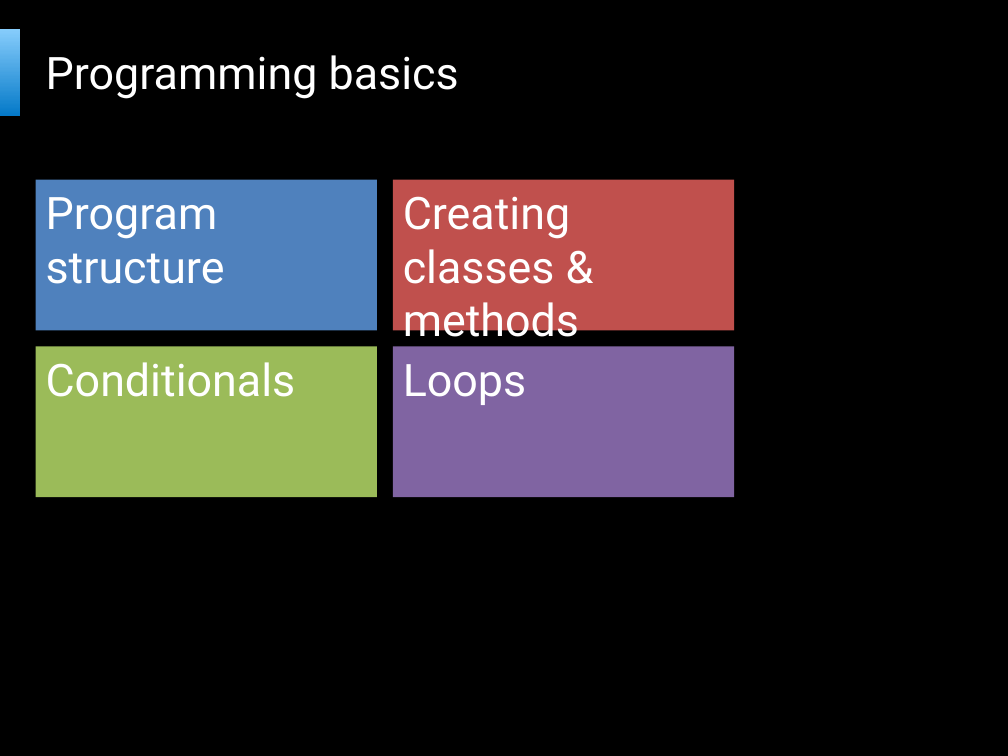
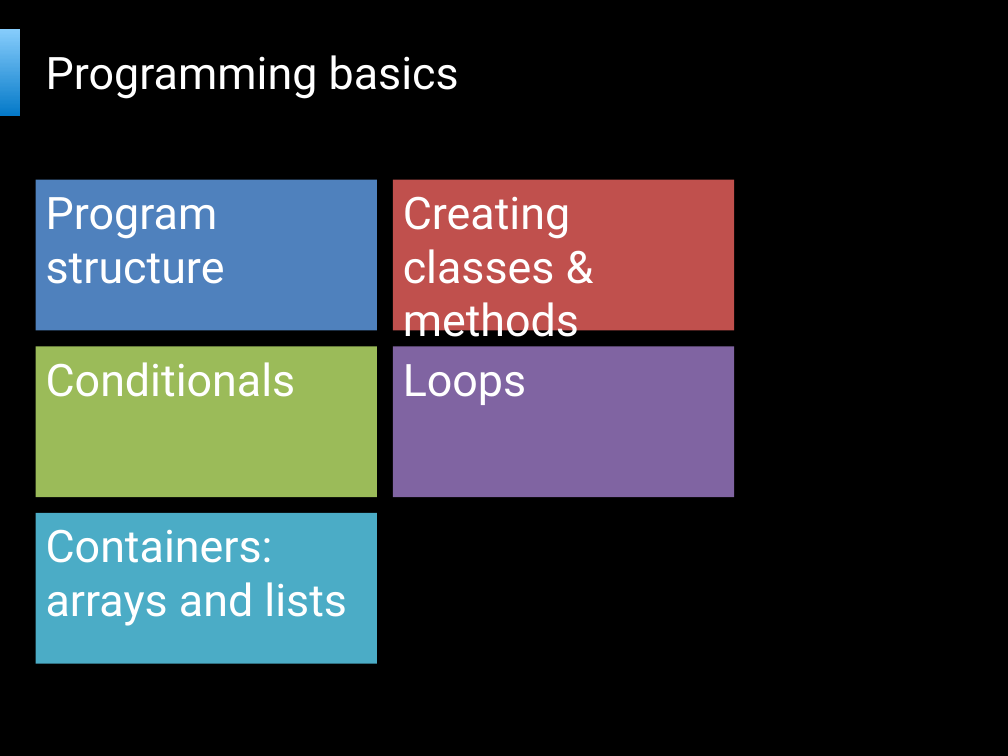
Before and after one commit to bartekwasielak/Presentation, a slide deck: slide 12 of Programming Made Easy - Invitation.pptx. Drawn at 1008x756 pixels with LibreOffice and Linux fonts; fonts in the diff are those of the drawing; background and template pictures are left out. Boxes give left, top, right and bottom in pixels: in the first picture for what was removed or moved away, otherwise in the second. Text is boxed around its words. In the diff, an @@ line names an element or a change of style, - is before the commit and + after.

Commit message:
Changes in Invitation - added containers (arrays and lists).

```diff
--- a/Programming Made Easy - Invitation.pptx
+++ b/Programming Made Easy - Invitation.pptx
@@ text added at [35,513,377,664], fill #4BACC6, 32 pt, text #FFFFFF @@
+Containers: arrays and lists
```
